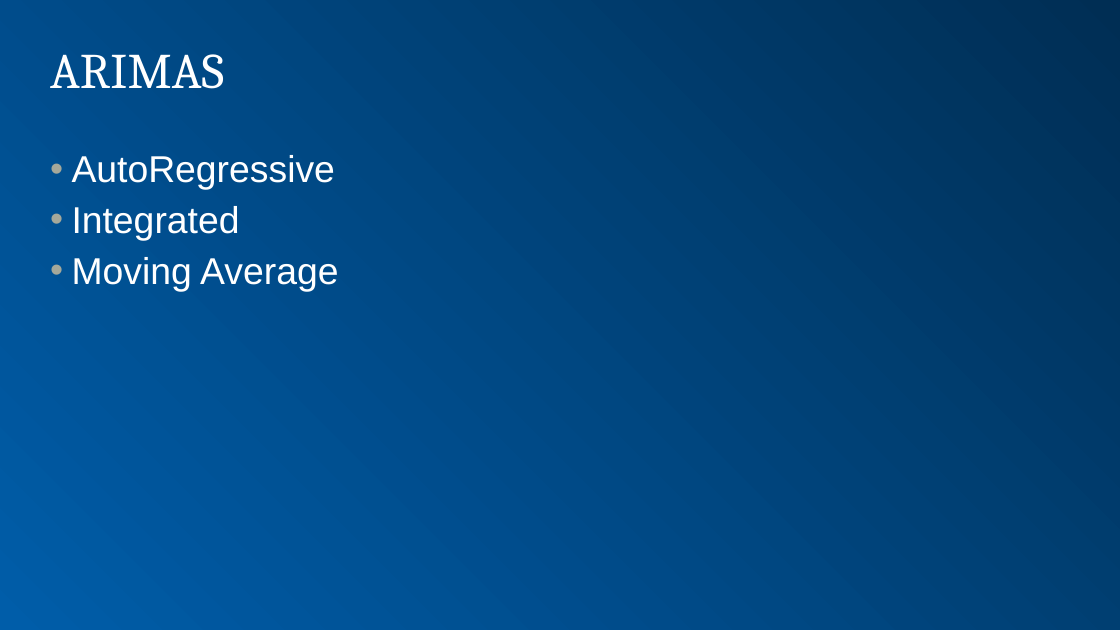
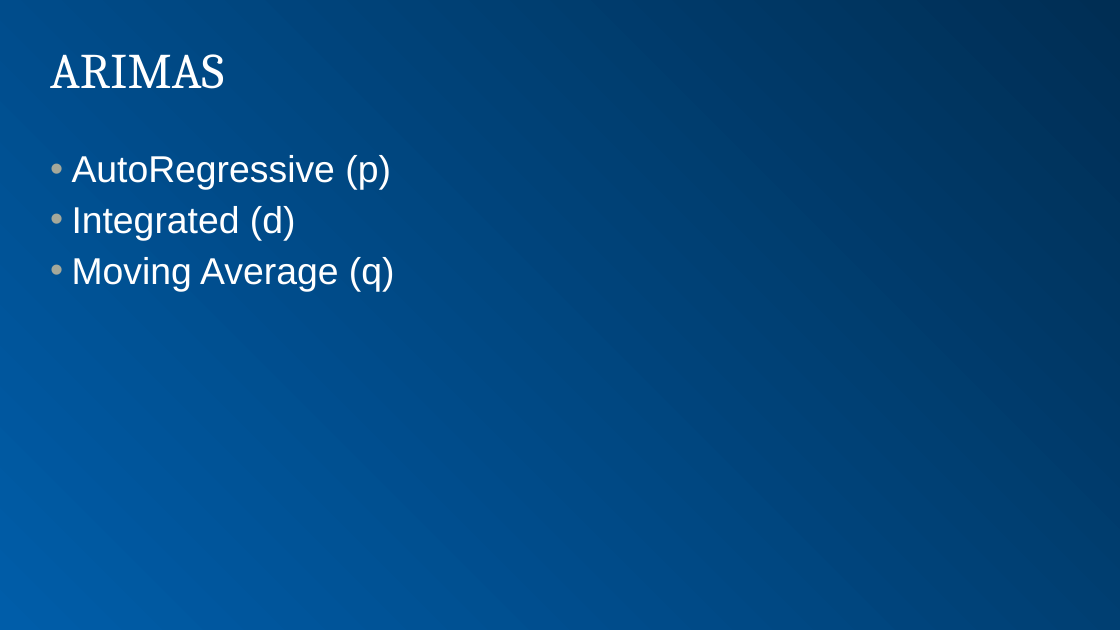
Before and after one commit to bdelahoussaye/Quantifying_case8, a slide deck: slide 2 of Week 4-2018.pptx. Drawn at 1120x630 pixels with LibreOffice and Linux fonts; fonts in the diff are those of the drawing; background and template pictures are left out. Boxes give left, top, right and bottom in pixels: in the first picture for what was removed or moved away, otherwise in the second. Text is boxed around its words. In the diff, an @@ line names an element or a change of style, - is before the commit and + after.

```diff
--- a/Week 4-2018.pptx
+++ b/Week 4-2018.pptx
@@ text at (72, 155, 395, 291): text changed @@
-• AutoRegressive
-• Integrated
-• Moving Average
+• AutoRegressive (p)
+• Integrated (d)
+• Moving Average (q)
```
Also in this commit, not shown: 9 other slides changed, 1 other file.
